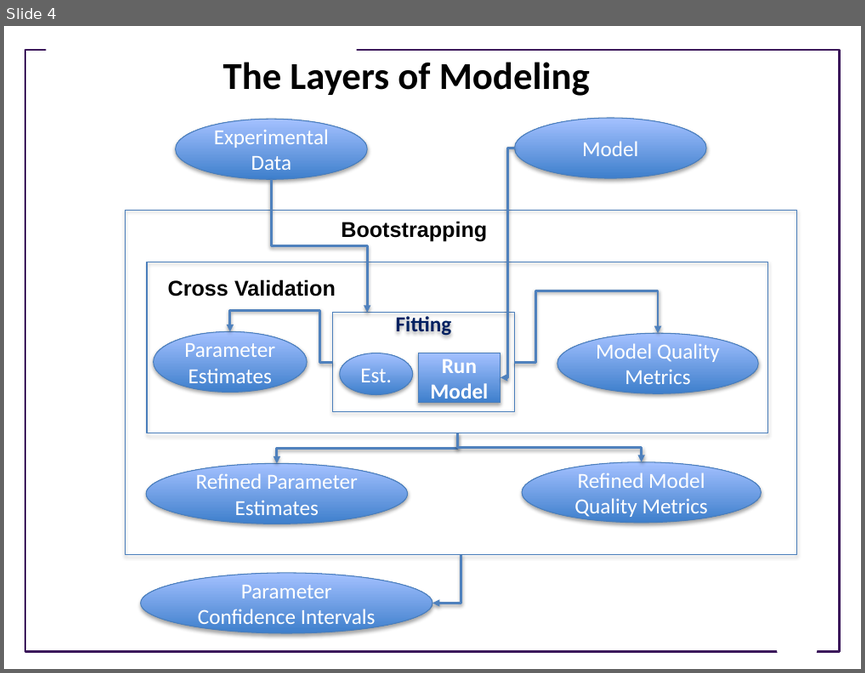
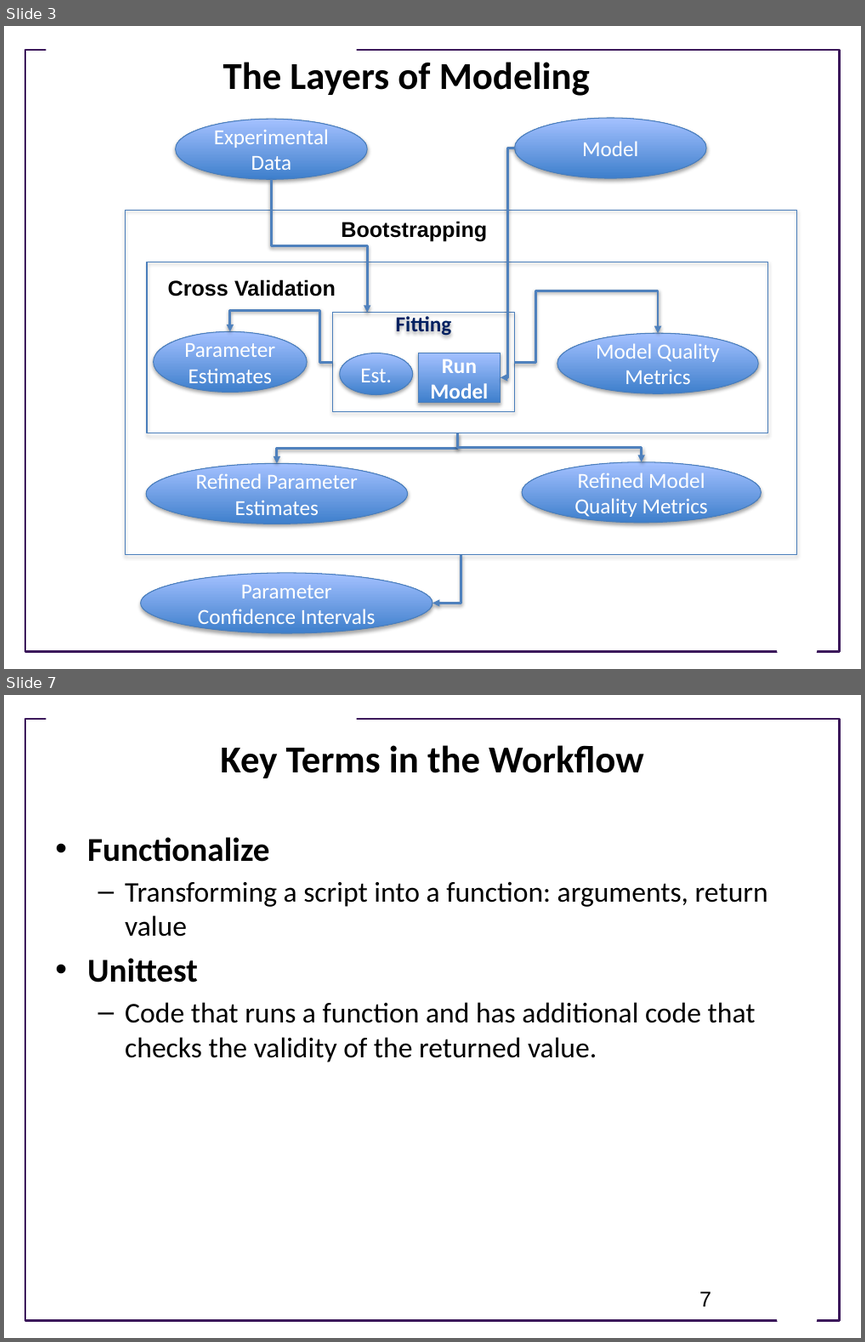
Before and after one commit to ModelEngineering/advancing-biomedical-models, a slide deck: lectures/lecture_10/Lecture_10_Cross_Validation_and_Software_Engineering.pptx. Shown one above the other, each under a label of ours: slide 4 before the commit, slides 3 and 7 after it; the slides between them are not shown. The pictures are 865x673 and 865x1342 pixels, drawn with LibreOffice and Linux fonts; fonts in the diff are those of the drawing; background and template pictures are left out. Boxes give left, top, right and bottom in pixels: in the first picture for what was removed or moved away, otherwise in the second. Text is boxed around its words. In the diff, an @@ line names an element or a change of style, - is before the commit and + after.

```diff
--- a/lectures/lecture_10/Lecture_10_Cross_Validation_and_Software_Engineering.pptx
+++ b/lectures/lecture_10/Lecture_10_Cross_Validation_and_Software_Engineering.pptx
@@ slide 7 added at box(4, 695, 861, 1338), background #FFFFFF; not listed: 3 template elements that a slide beside it also shows @@
@@ title added at box(220, 745, 644, 778), 32 pt, text #000000, bold @@
+Key Terms in the Workflow
@@ text added at box(87, 837, 768, 1062), 24 pt, text #000000 @@
+• Functionalize
+  – Transforming a script into a function: arguments, return value
+• Unittest
+  – Code that runs a function and has additional code that checks the validity of the returned value.
@@ page number added at box(699, 1291, 711, 1306), 18 pt, text #000000 @@
+7
@@ what was slide 4 is now slide 3 @@
```
Also in this commit, not shown: 4 slides changed, 4 other slides added, 3 slides removed.
